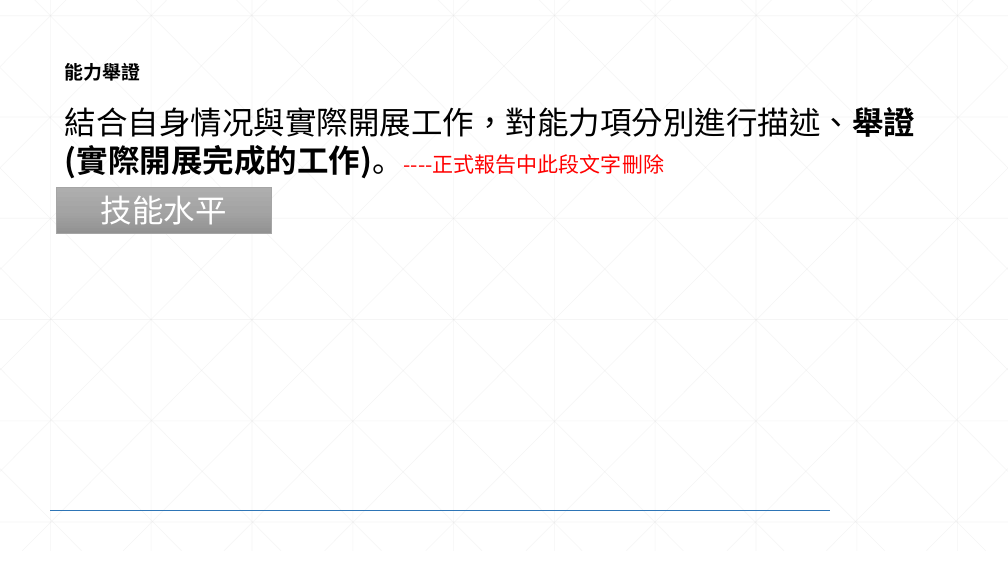
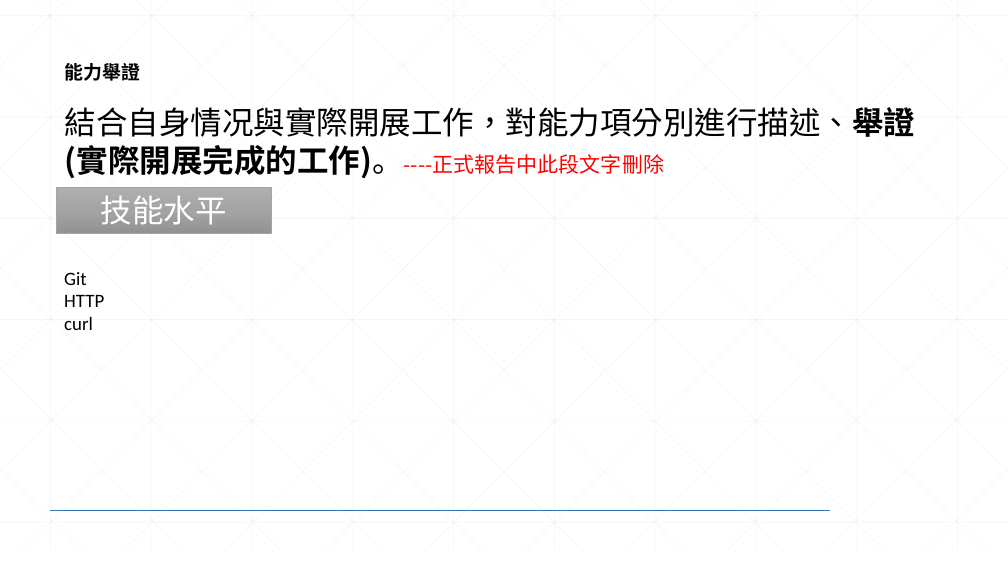
Before and after one commit to scfhao/Notebook, a slide deck: slide 3 of 附件4：技術職認證參評報告-2-1&2-2研發工程師.pptx. Drawn at 1008x567 pixels with LibreOffice and Linux fonts; fonts in the diff are those of the drawing; background and template pictures are left out. Boxes give left, top, right and bottom in pixels: in the first picture for what was removed or moved away, otherwise in the second. Text is boxed around its words. In the diff, an @@ line names an element or a change of style, - is before the commit and + after.

```diff
--- a/附件4：技術職認證參評報告-2-1&2-2研發工程師.pptx
+++ b/附件4：技術職認證參評報告-2-1&2-2研發工程師.pptx
@@ text added at (64,272,104,330), 18 pt, text #000000 @@
+Git
+HTTP
+curl
```
Also in this commit, not shown: 2 other slides changed, 1 other file.
